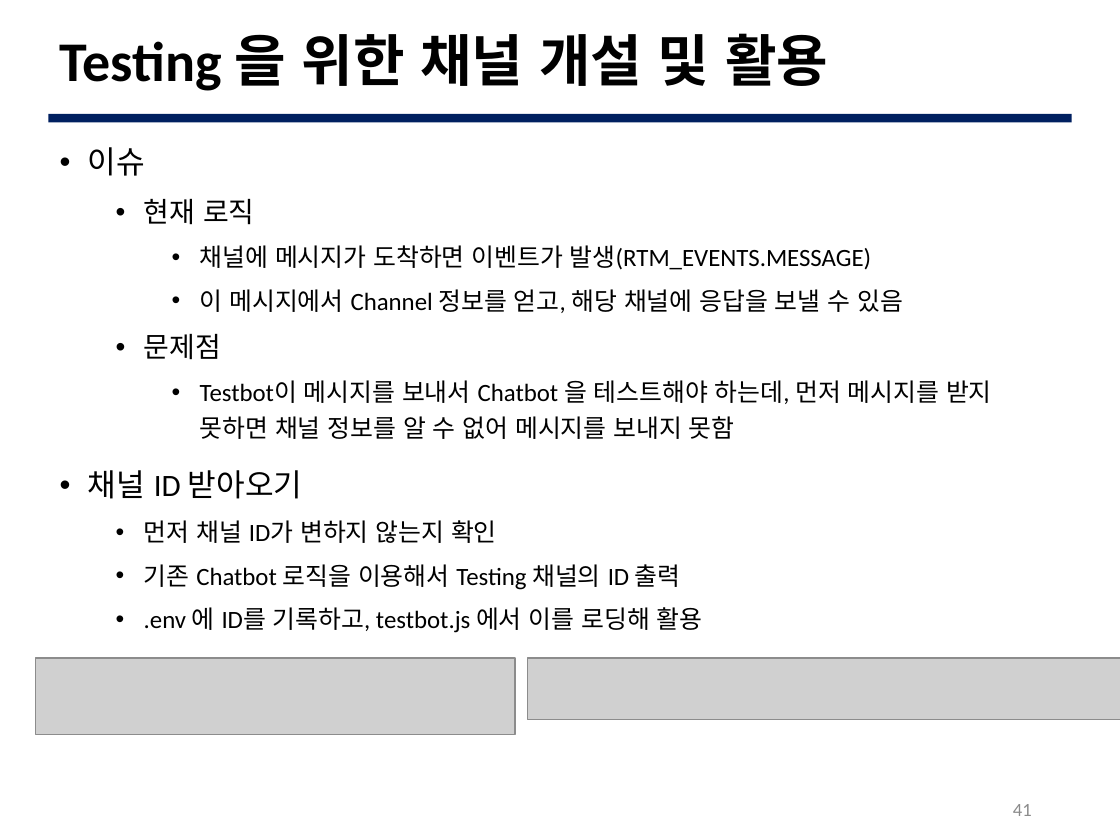
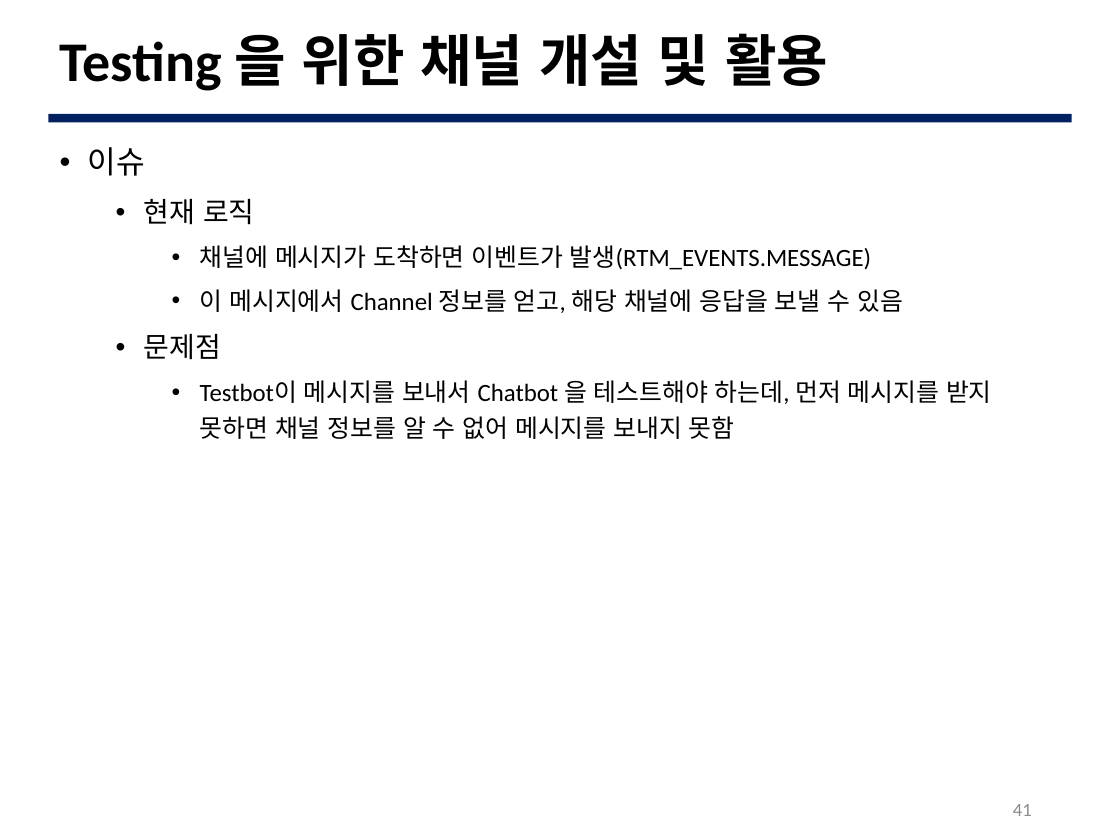
Before and after one commit to JBNU-JEduTools/osscourse, a slide deck: slide 41 of Slides/14. 개발 프로세스 실습 2 v2.pptx. Drawn at 1120x840 pixels with LibreOffice and Linux fonts; fonts in the diff are those of the drawing; grey boxes stand for pictures; background and template pictures are left out. Boxes give left, top, right and bottom in pixels: in the first picture for what was removed or moved away, otherwise in the second. Text is boxed around its words. In the diff, an @@ line names an element or a change of style, - is before the commit and + after.

```diff
--- a/Slides/14. 개발 프로세스 실습 2 v2.pptx
+++ b/Slides/14. 개발 프로세스 실습 2 v2.pptx
@@ text at (88, 470, 703, 633): paragraphs removed @@
-• 채널 ID 받아오기
-  • 먼저 채널 ID가 변하지 않는지 확인
-  • 기존 Chatbot 로직을 이용해서 Testing 채널의 ID 출력
-  • .env 에 ID를 기록하고, testbot.js 에서 이를 로딩해 활용
@@ picture removed at (36, 659, 515, 736) @@
@@ picture removed at (528, 659, 1120, 720) @@
```
Also in this commit, not shown: 2 slides added, 5 other files.
